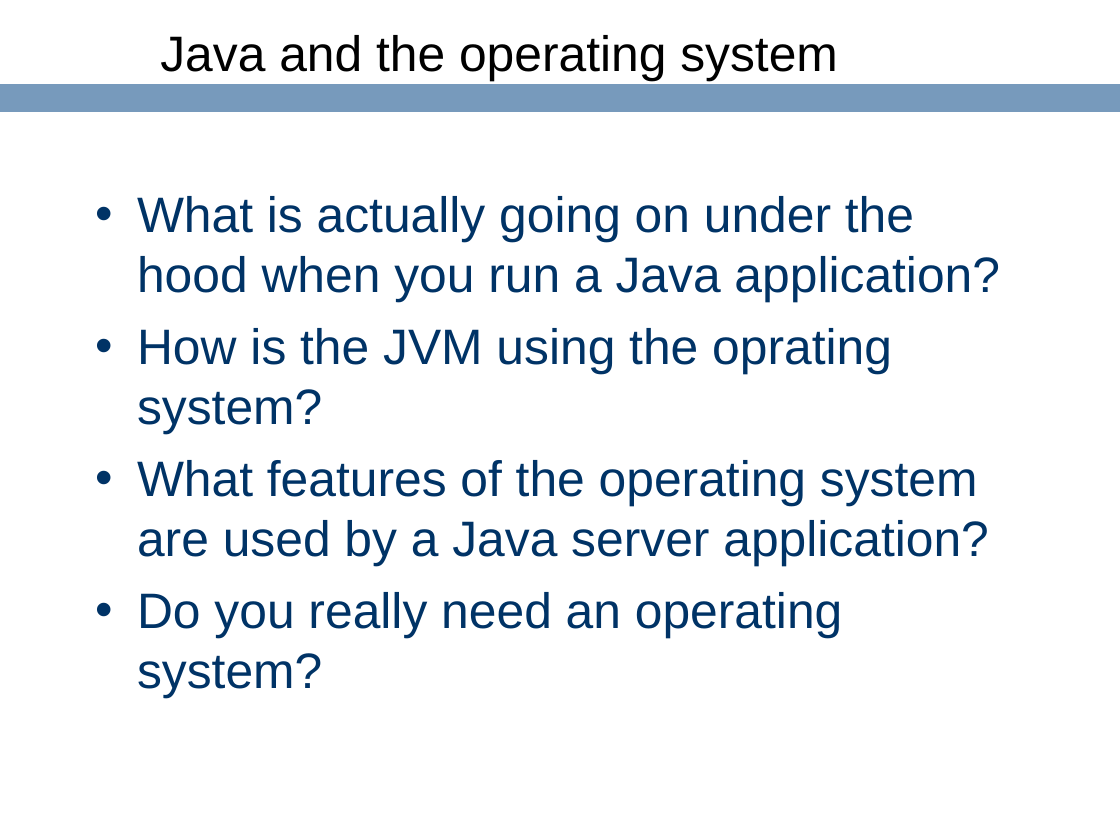
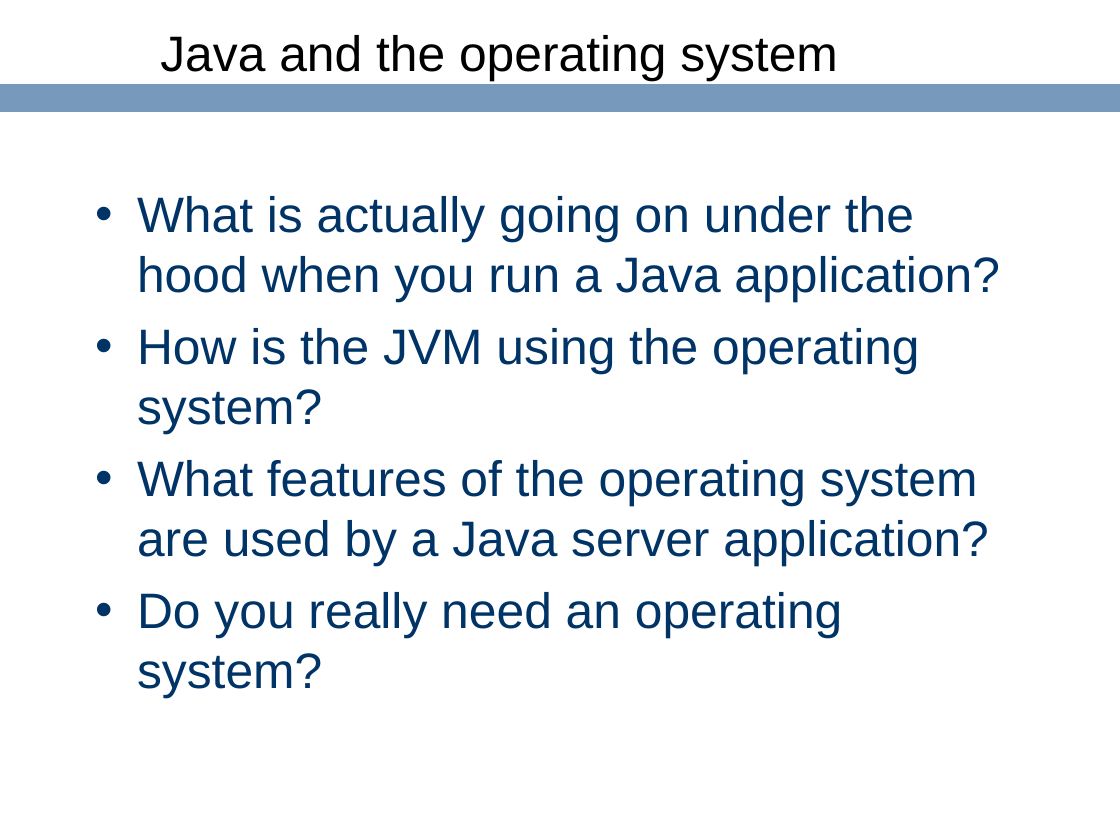
Before and after one commit to ringgaard/sanos, a slide deck: slide 9 of doc/jbox-jaoo.ppt. Drawn at 1120x840 pixels with LibreOffice and Linux fonts; fonts in the diff are those of the drawing; background and template pictures are left out. Boxes give left, top, right and bottom in pixels: in the first picture for what was removed or moved away, otherwise in the second. Text is boxed around its words. In the diff, an @@ line names an element or a change of style, - is before the commit and + after.

```diff
--- a/doc/jbox-jaoo.ppt
+++ b/doc/jbox-jaoo.ppt
@@ text at box(137, 328, 919, 434): text changed @@
-• How is the JVM using the oprating system?
+• How is the JVM using the operating system?
```
Also in this commit, not shown: 7 other slides changed, 1 other file.
